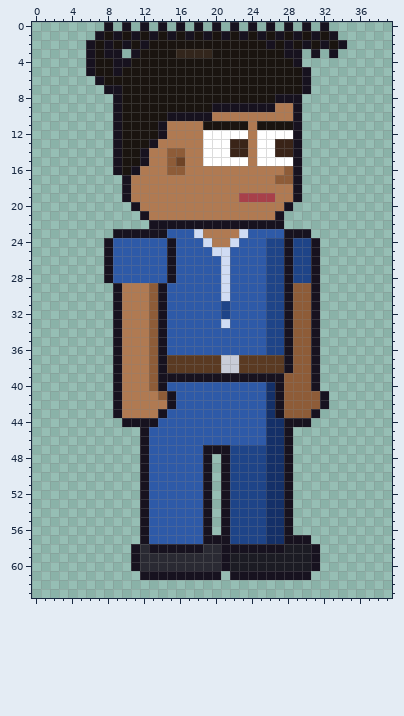
Pixel-art file, stored at sprites/clients/client_agent_b_right.aseprite. The picture above was drawn from the file before the commit.
40x64 pixels, 1 frame.
And afterwards:
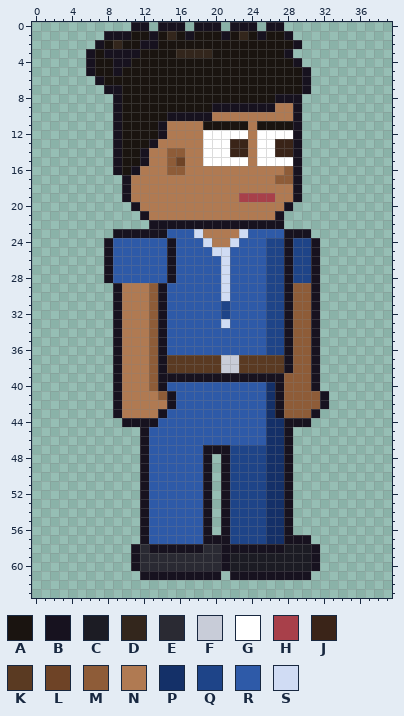
Palette (. is transparent): A #1a1410  B #17121f  C #1c1c24  D #33261c  E #2a2a33  F #c8ccd8  G #ffffff  H #a8404a  J #3a2418  K #5a3a22  L #6e4326  M #8e5c38  N #b07a52  P #143068  Q #1e4488  R #2e5aa8  S #d0dcf4
Change:
Layer "Hair":
Colour B becomes colour A in row 1 at x 11, 19 and 27; in row 2 at x 8, 10, 26 and 28.
The author put colour B in row 0 at x 11, 15, 19, 23 and 27; in row 3 at x 10.
Colour A becomes colour B in row 1 at x 8, 10 and 28; in row 2 at x 7, 13 and 29.
Colour A becomes colour D in row 2 at x 9.
Colour B becomes colour D in row 1 at x 15 and 23.
Colour A is removed in row 1 at x 30 and 32; in row 2 at x 31 and 33.
Colour B is removed in row 0 at x 8, 10, 28, 30 and 32; in row 1 at x 7, 29, 31 and 33; in row 2 at x 6, 30, 32 and 34; in row 3 at x 29, 31 and 33.
Boxes around the changes in both pictures, in picture pixels (x1, y1, x2, y2):
changed: (86, 22, 347, 58)
